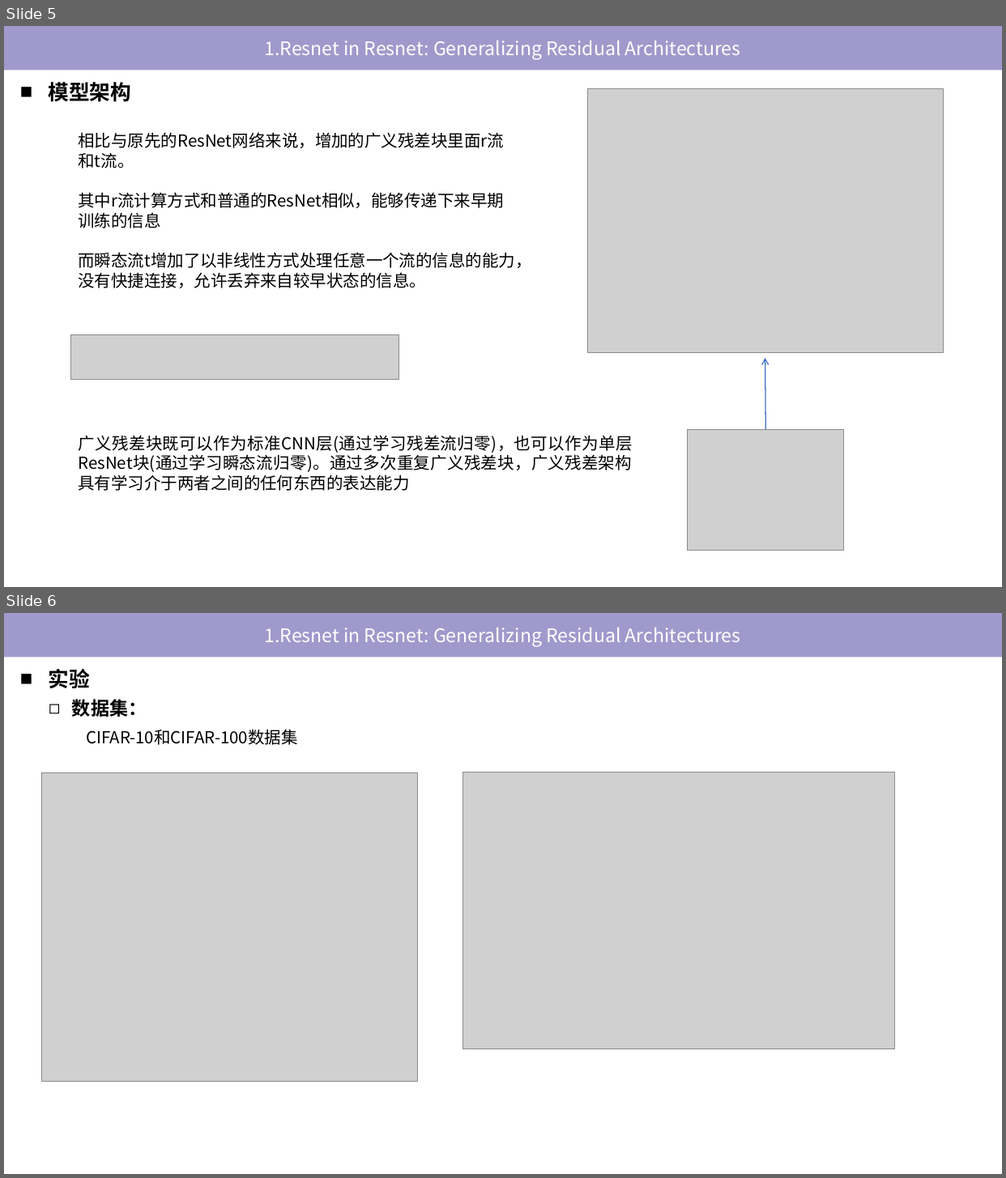
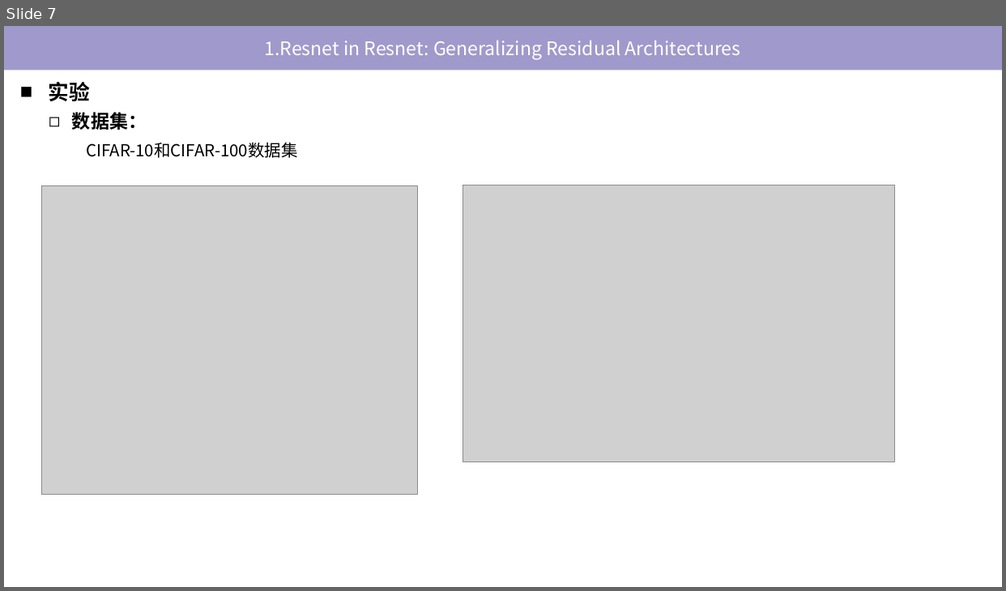
Before and after one commit to tj-messi/cv-computer-visual-tj, a slide deck: 0.组会记录/2024-10-9/report-2024-10-10.pptx. Shown one above the other, each under a label of ours: slides 5 and 6 before the commit, slide 7 after it. The pictures are 1006x1178 and 1006x591 pixels, drawn with LibreOffice and Linux fonts; fonts in the diff are those of the drawing; grey boxes stand for pictures. Boxes give left, top, right and bottom in pixels: in the first picture for what was removed or moved away, otherwise in the second. Text is boxed around its words. In the diff, an @@ line names an element or a change of style, - is before the commit and + after.

```diff
--- a/0.组会记录/2024-10-9/report-2024-10-10.pptx
+++ b/0.组会记录/2024-10-9/report-2024-10-10.pptx
@@ slide 5 removed at box(4, 26, 1002, 587), background #FFFFFF @@
@@ rectangle removed at box(4, 26, 1002, 71) @@
-1.Resnet in Resnet: Generalizing Residual Architectures
@@ text removed at box(49, 82, 132, 102) @@
-■ 模型架构
@@ picture removed at box(588, 89, 944, 353) @@
@@ text removed at box(78, 132, 531, 288) @@
-相比与原先的ResNet网络来说，增加的广义残差块里面r流和t流。
-其中r流计算方式和普通的ResNet相似，能够传递下来早期训练的信息
-而瞬态流t增加了以非线性方式处理任意一个流的信息的能力，没有快捷连接，允许丢弃来自较早状态的信息。
@@ picture removed at box(70, 335, 398, 379) @@
@@ arrow removed from (766, 429) to (765, 358) @@
@@ text removed at box(78, 435, 632, 491) @@
-广义残差块既可以作为标准CNN层(通过学习残差流归零)，也可以作为单层ResNet块(通过学习瞬态流归零)。通过多次重复广义残差块，广义残差架构具有学习介于两者之间的任何东西的表达能力
@@ picture removed at box(688, 429, 844, 550) @@
@@ what was slide 6 is now slide 7 @@
```
Also in this commit, not shown: 1 slide changed, 2 slides added.
